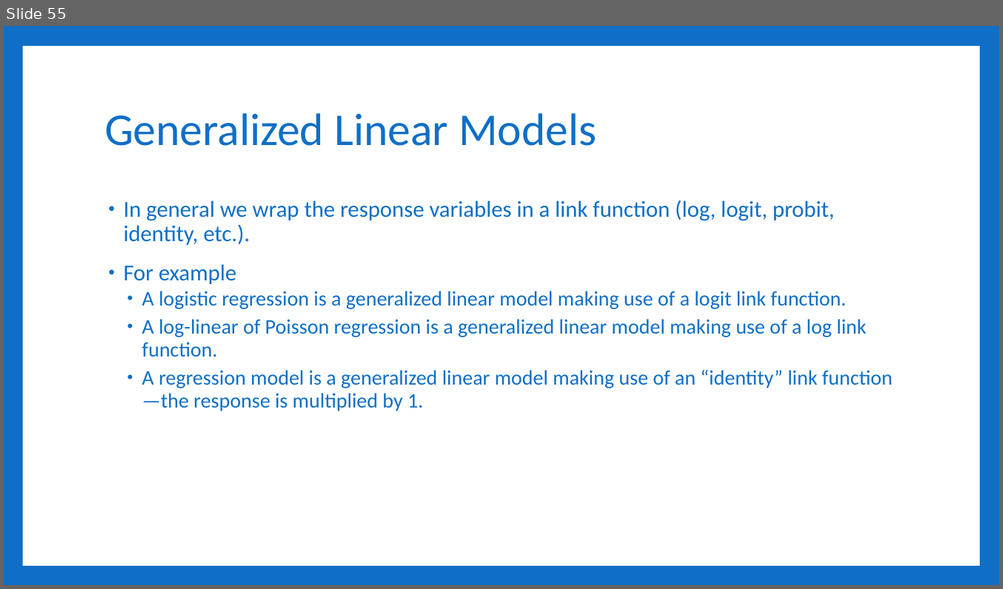
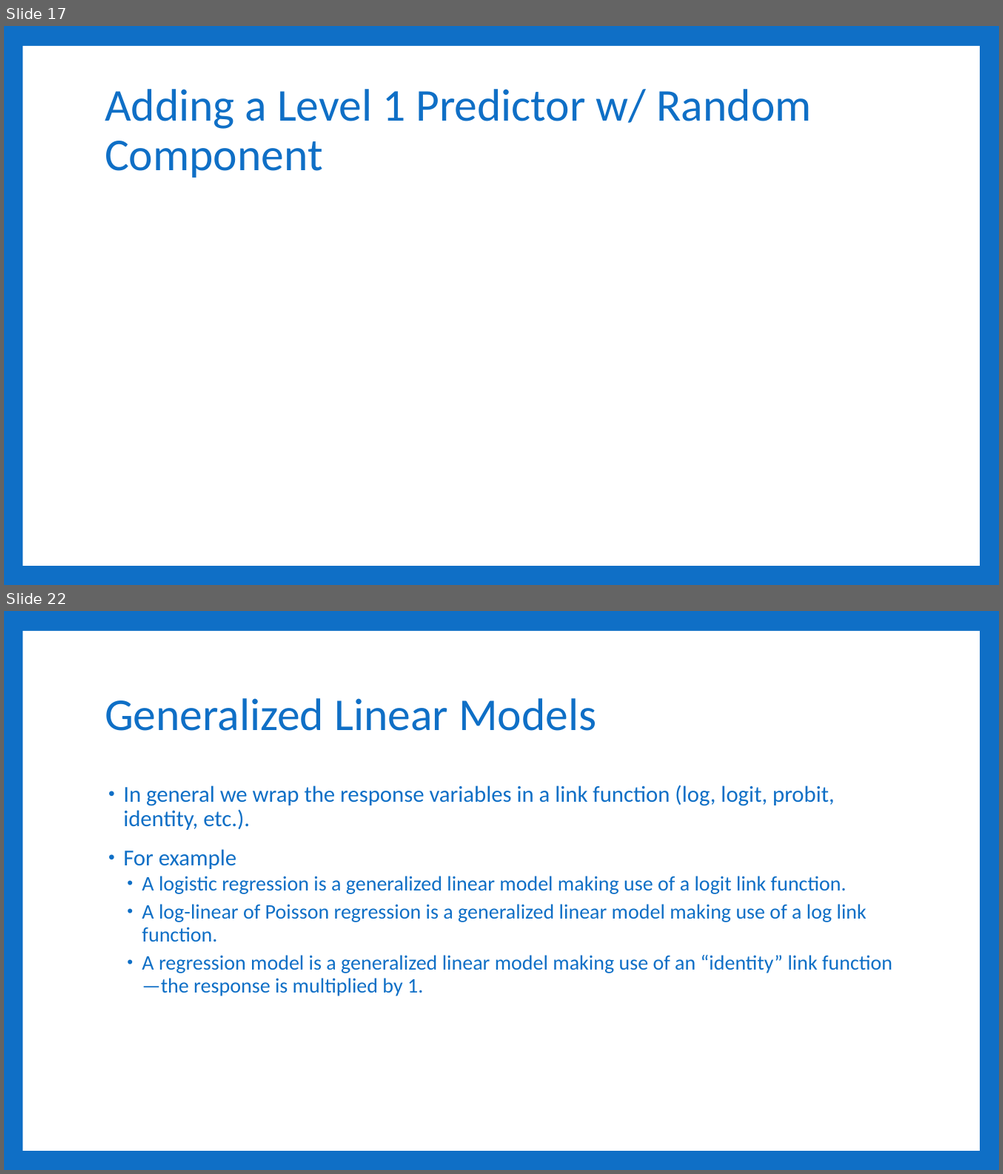
Before and after one commit to RandiLGarcia/smith-r-workshop, a slide deck: docs/Day 3 Slides.pptx. Shown one above the other, each under a label of ours: slide 55 before the commit, slides 17 and 22 after it; the slides between them are not shown. The pictures are 1003x589 and 1003x1174 pixels, drawn with LibreOffice and Linux fonts; fonts in the diff are those of the drawing; grey boxes stand for pictures. Boxes give left, top, right and bottom in pixels: in the first picture for what was removed or moved away, otherwise in the second. Text is boxed around its words. In the diff, an @@ line names an element or a change of style, - is before the commit and + after.

```diff
--- a/docs/Day 3 Slides.pptx
+++ b/docs/Day 3 Slides.pptx
@@ slide 17 added at <box>4,26,999,585</box>, background #0F6FC6; not listed: 1 template element that a slide beside it also shows @@
@@ title added at <box>105,89,811,178</box>, 44 pt, text #0F6FC6 @@
+Adding a Level 1 Predictor w/ Random Component
@@ what was slide 55 is now slide 22 @@
```
Also in this commit, not shown: 2 slides changed, 22 other slides added, 60 slides removed, 33 other files.
